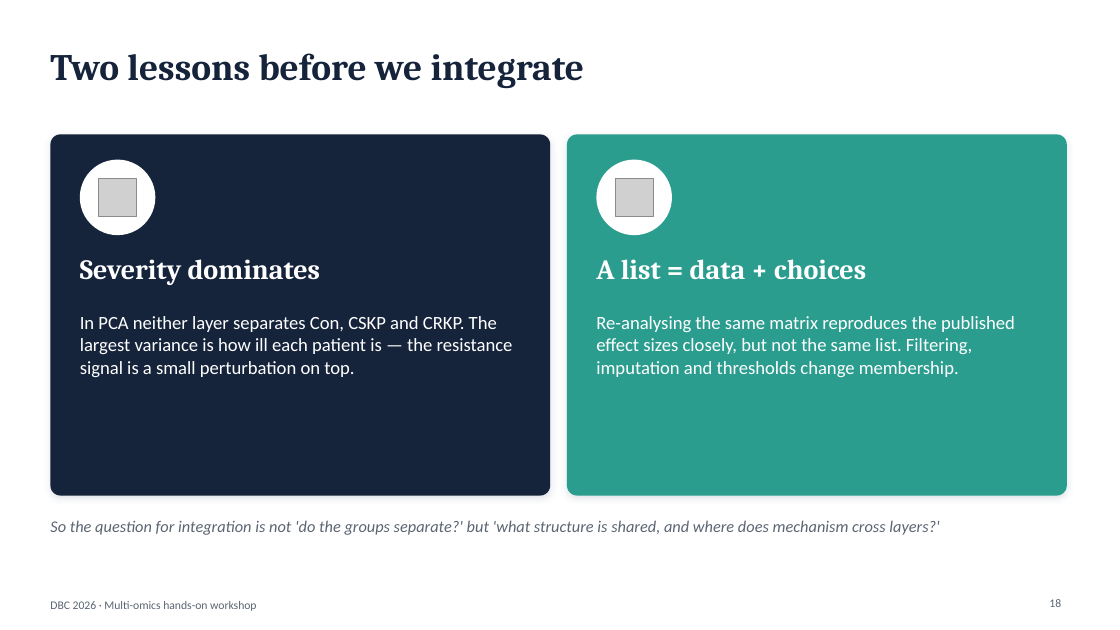
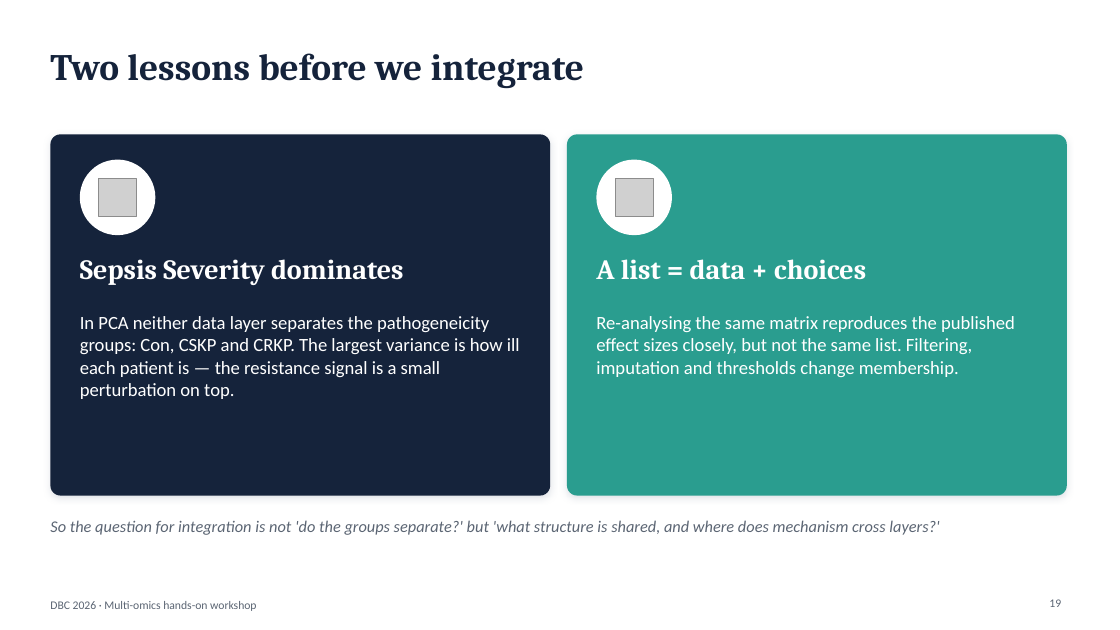
Before and after one commit to biosustain/dsp_multiomics_workshop, a slide deck: slide 19 of slides/01_workshop_introduction.pptx (slide 18 before the commit). Drawn at 1120x630 pixels with LibreOffice and Linux fonts; fonts in the diff are those of the drawing; grey boxes stand for pictures. Boxes give left, top, right and bottom in pixels: in the first picture for what was removed or moved away, otherwise in the second. Text is boxed around its words. In the diff, an @@ line names an element or a change of style, - is before the commit and + after.

```diff
--- a/slides/01_workshop_introduction.pptx
+++ b/slides/01_workshop_introduction.pptx
@@ text at [80,259,404,285]: text changed @@
-Severity dominates
+Sepsis Severity dominates
@@ text at [80,316,520,399]: text changed @@
-In PCA neither layer separates Con, CSKP and CRKP. The largest variance is how ill each patient is — the resistance signal is a small perturbation on top.
+In PCA neither data layer separates the pathogeneicity groups: Con, CSKP and CRKP. The largest variance is how ill each patient is — the resistance signal is a small perturbation on top.
```
Also in this commit, not shown: 15 other slides changed, 9 slides added, 2 slides removed, 1 other file.
